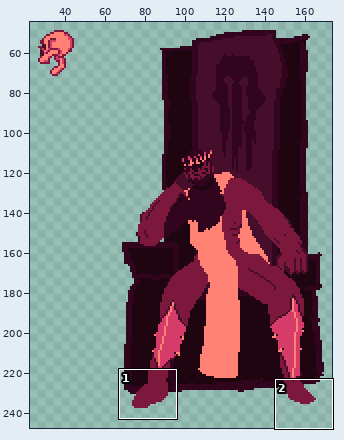
Two states of a pixel-art file, assets/sprites/aseprite/hades.aseprite. Above, an overview of the earlier version with the close-up marked.
Close-up. First the earlier version:
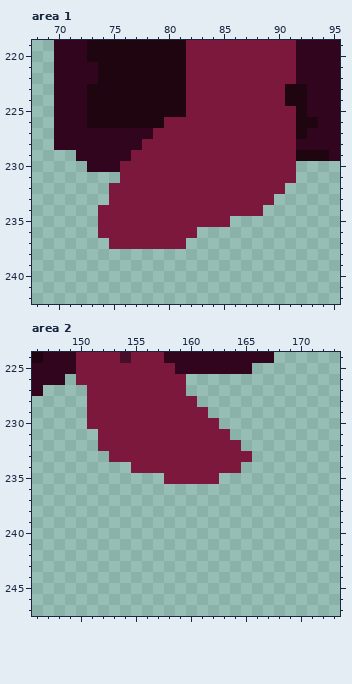
256x256 pixels, 1 frame. Shown: area 1: x 68..95, y 219..242; area 2: x 146..173, y 224..247. The wide view leaves out empty margins.
The result:
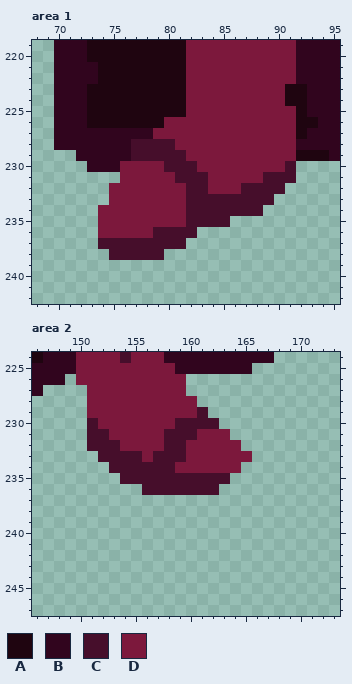
Palette (. is transparent): A #1f0510  B #31051e  C #460e2b  D #7c183c
Commit message: slight modifications to hades
The edit:
Area 1, layer "Torso":
y 228: x 77..80 BDDD -> CCCC
y 229: x 77..81 DDDDD -> CCCCC
y 230: x 80..82 DDD -> CCC; x 91 D -> C
y 231: x 81..83 DDD -> CCC; x 89..91 DDD -> CCC
y 232: x 82..83 DD -> CC; x 87..90 DDDD -> CCCC
y 233: x 82..89 DDDDDDDD -> CCCCCCCC
y 234: x 82..88 DDDDDDD -> CCCCCCC
y 235: x 82..85 DDDD -> CCCC
y 236: x 79..82 DDDD -> CCCC
y 237: x 74..81 .DDDDDDD -> CCCCCCCC
y 238: x 75..79 ..... -> CCCCC
Area 2, layer "Torso":
y 229: x 161 D -> C
y 230: x 151 D -> C; x 159..162 DDDD -> CCCC
y 231: x 151..152 .D -> CC; x 158..160 DDD -> CCC
y 232: x 151..153 .DD -> CCC; x 158..159 DD -> CC
y 233: x 152..155 .DDD -> CCCC; x 157..159 DDD -> CCC
y 234: x 153..158 ..DDDD -> CCCCCC
y 235: x 154..163 ....DDDDD. -> CCCCCCCCCC
y 236: x 156..162 ....... -> CCCCCCC
Changed places in both close-ups, as pixel boxes (x1, y1, x2, y2):
changed: (98, 139, 296, 260)
changed: (87, 407, 230, 495)
